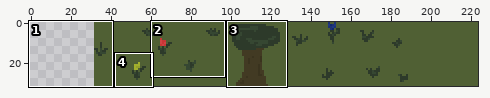
Sprite sheet, stored at Tower Defence/graphics/tiles/terrain.png. The picture above shows the old version from afar; the outline marks the close-up.
Close-up. Old version:
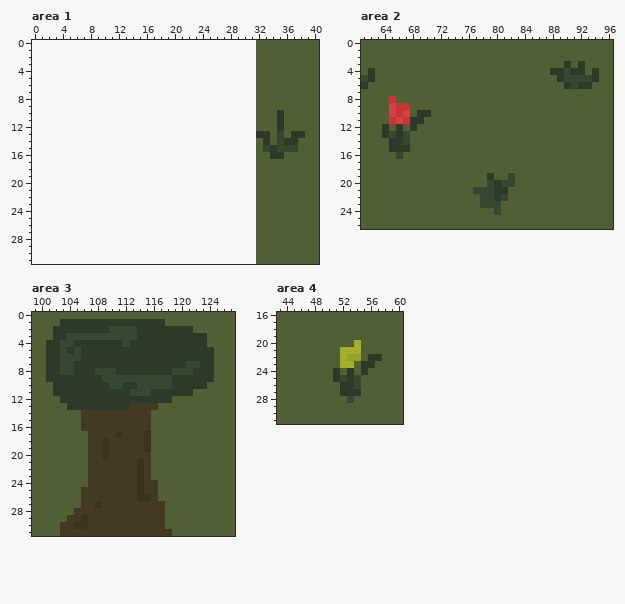
The file is 192x32 pixels. Colours within 5 levels of each other are drawn and written as one. Shown: area 1: x 0..40, y 0..31; area 2: x 61..96, y 0..26; area 3: x 99..127, y 0..31; area 4: x 43..60, y 16..31. The old version is drawn lined up with the new one, on the new canvas.
And afterwards:
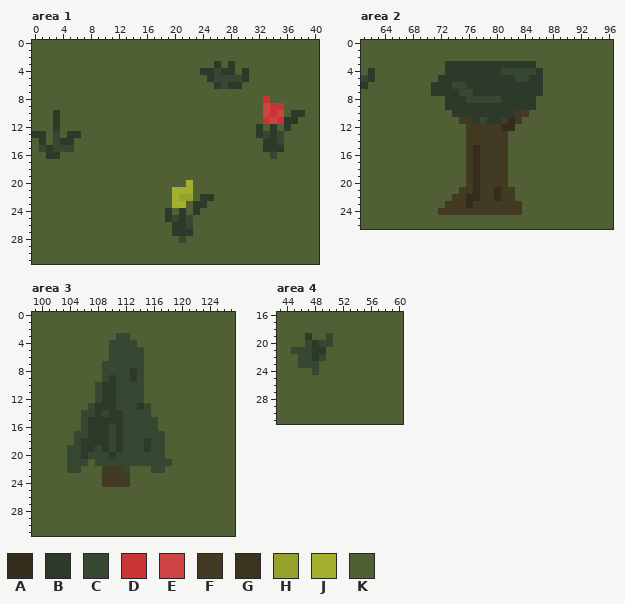
Palette (. is transparent): A #342c1d  B #2d3a2a  C #364732  D #c93535  E #ce4343  F #423a23  G #3a331e  H #95a12a  J #a3b02d  K #506034
What changed:
canvas 192x32 -> 224x32, the old top-left corner now at 32,0
Changed rows in their new state; - is an unchanged pixel.
Area 1:
first column x 0:
 0 KKKKKKKKKKKKKKKKKKKKKKKKKKKKKKKK-------
 1 KKKKKKKKKKKKKKKKKKKKKKKKKKKKKKKK-------
 2 KKKKKKKKKKKKKKKKKKKKKKKKKKKKKKKK-------
 3 KKKKKKKKKKKKKKKKKKKKKKKKKKBKBKKK-------
 4 KKKKKKKKKKKKKKKKKKKKKKKKBBCBBKBK-------
 5 KKKKKKKKKKKKKKKKKKKKKKKKKBCCCCBK-------
 6 KKKKKKKKKKKKKKKKKKKKKKKKKKBCBBKK-------
 7 KKKKKKKKKKKKKKKKKKKKKKKKKKKKKKKK-------
 8 KKKKKKKKKKKKKKKKKKKKKKKKKKKKKKKK-D-----
 9 KKKKKKKKKKKKKKKKKKKKKKKKKKKKKKKK-EDD---
10 KKKBKKKKKKKKKKKKKKKKKKKKKKKKKKKK-EDE-BB
11 KKKBKKKKKKKKKKKKKKKKKKKKKKKKKKKK-DEDBB-
12 KKKBKKKKKKKKKKKKKKKKKKKKKKKKKKKKB-BKB--
13 BBKCKBBKKKKKKKKKKKKKKKKKKKKKKKKK-CB--KK
14 KBKCBBKKKKKKKKKKKKKKKKKKKKKKKKKK--B-KK-
15 KCBCCCKKKKKKKKKKKKKKKKKKKKKKKKKK-B-BKK-
16 KKBBKKKKKKKKKKKKKKKKKKKKKKKKKKKK--CK---
17 KKKKKKKKKKKKKKKKKKKKKKKKKKKKKKKK-------
18 KKKKKKKKKKKKKKKKKKKKKKKKKKKKKKKK-------
19 KKKKKKKKKKKKKKKKKKKKKKKKKKKKKKKK-------
20 KKKKKKKKKKKKKKKKKKKKKKJKKKKKKKKK-------
21 KKKKKKKKKKKKKKKKKKKKJJJKKKKKKKKK-------
22 KKKKKKKKKKKKKKKKKKKKJHHKBBKKKKKK-------
23 KKKKKKKKKKKKKKKKKKKKJJKBBKKKKKKK-------
24 KKKKKKKKKKKKKKKKKKKBKBKBKKKKKKKK-------
25 KKKKKKKKKKKKKKKKKKKBCBCKKKKKKKKK-------
26 KKKKKKKKKKKKKKKKKKKKBBCKKKKKKKKK-------
27 KKKKKKKKKKKKKKKKKKKKBBBKKKKKKKKK-------
28 KKKKKKKKKKKKKKKKKKKKKCKKKKKKKKKK-------
29 KKKKKKKKKKKKKKKKKKKKKKKKKKKKKKKK-------
30 KKKKKKKKKKKKKKKKKKKKKKKKKKKKKKKK-------
31 KKKKKKKKKKKKKKKKKKKKKKKKKKKKKKKK-------
Area 2:
first column x 64:
 3 ---------BBBBBBBBBBBBB----K-K--
 4 ---------BBBBBBBBCCCCCB-KKKKK-K
 5 --------BBBBBBBBBBBCCBB--KKKKKK
 6 -------BBBCCBBBBBBBBBBB---KKKK-
 7 -------BBBBCCBBBBBBBBBB--------
 8 -K-------BBBCCCCCBBBBB---------
 9 -KKK-----BBBBBBBBBBBBB---------
10 -KKK-KK---BBBBBBBBBFF----------
11 -KKKKK-----FFBCBBFAF-----------
12 K-K-K-------FFFFFAA------------
13 KKKK--------FFFFFF-------------
14 -KKK--------FFFFFF-------------
15 -KKK--------FAFFFF-------------
16 --K---------FAFFFF-------------
17 ------------FAFFFF-------------
18 ------------FAFFFF-------------
19 ------------FAFFFFK------------
20 ------------FAFFFFK------------
21 -----------FFAFFAFF------------
22 ----------FFAAFFAFF------------
23 ---------FFFAFFFFFFF-----------
24 --------FFFFFFFFFFFF-----------
Area 3:
first column x 101:
 1 --KKKKKKKKKKKKKKK-------
 2 -KKKKKKKKKKKKKKKKKKKK---
 3 -KKKKKKKKK--KKKKKKKKKKK-
 4 KKKKKKKKKCC-CKKKKKKKKKK-
 5 KKKKKKKKKCCCCCKKKKKKKKKK
 6 KKKKKKKKKCCCCCKKKKKKKKKK
 7 KKKKKKKKCCCCCCKKKKKKKKKK
 8 KKKKKKKK--CC-CKKKKKKKKKK
 9 KKKKKKKK-B--B-KKKKKKKKKK
10 -KKKKKKC-B-CC-KKKKKKKKK-
11 -KKKKKKC--CC--KKKKKKK---
12 --KKKKKC--CCCCKKKK------
13 ---KKKC---CCCBCK--------
14 -----CCBCBBCCCC---------
15 -----CBBBBBCCCCC--------
16 -----CBBBCBCCCCC--------
17 ----CCBBBCBCCCCCC-------
18 ----CBBBBCBCCCBCC-------
19 ---CCBBCBCBCCCBCC-------
20 ---CCBCCCBCCCCCCC-------
21 ---CCCKCCCCCCCCCCC------
22 ---CC-KK---CKKKCC-------
23 ------KK----KKK---------
24 ------KK----KKKK--------
25 -----KKKKKKKKKKK--------
26 -----KKKKKKKKKKK--------
27 -----KKKKKKKKKKKK-------
28 ----KKKKKKKKKKKKK-------
29 ---KKKKKKKKKKKKKK-------
30 --KKKKKKKKKKKKKKK-------
31 --KKKKKKKKKKKKKKKK------
Area 4:
first column x 45:
19 --B--C-------
20 --CBCC---K---
21 CCCBB--KKK---
22 -CCBC--KKK-KK
23 -CCC---KK-KK-
24 ---C--K-K-K--
25 ------KKKK---
26 -------KKK---
27 -------KKK---
28 --------K----
Where, in picture pixels (left, top, right, bottom), the same in both close-ups:
changed: (32, 40, 305, 264)
changed: (382, 61, 599, 215)
changed: (46, 319, 214, 536)
changed: (291, 333, 382, 403)
